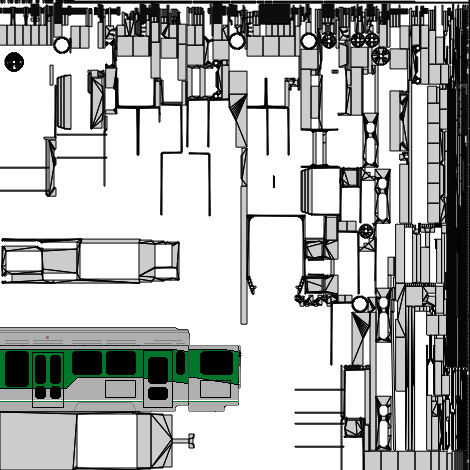
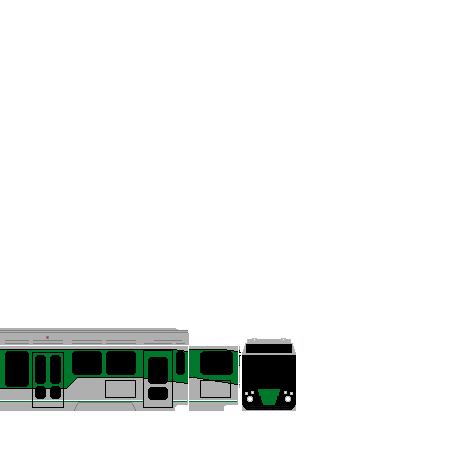
Layers edited between the first and the second 470 x 470 image:
added layer "Front" above "Sides" over <box>242,338,296,411</box>
painted on "Sides" over <box>187,400,238,402</box>
hid "Dropped Buffer", painted on it over <box>0,0,470,470</box>
